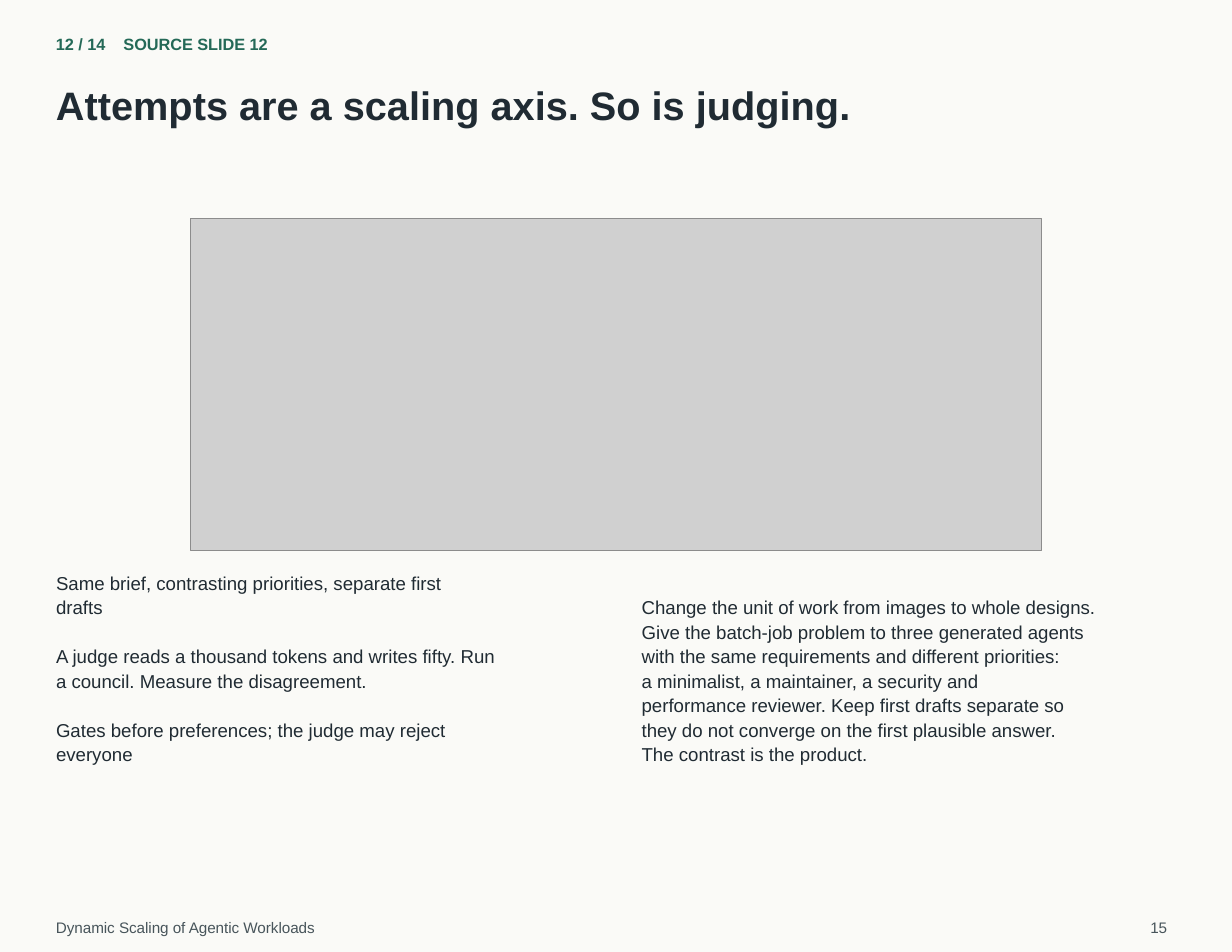
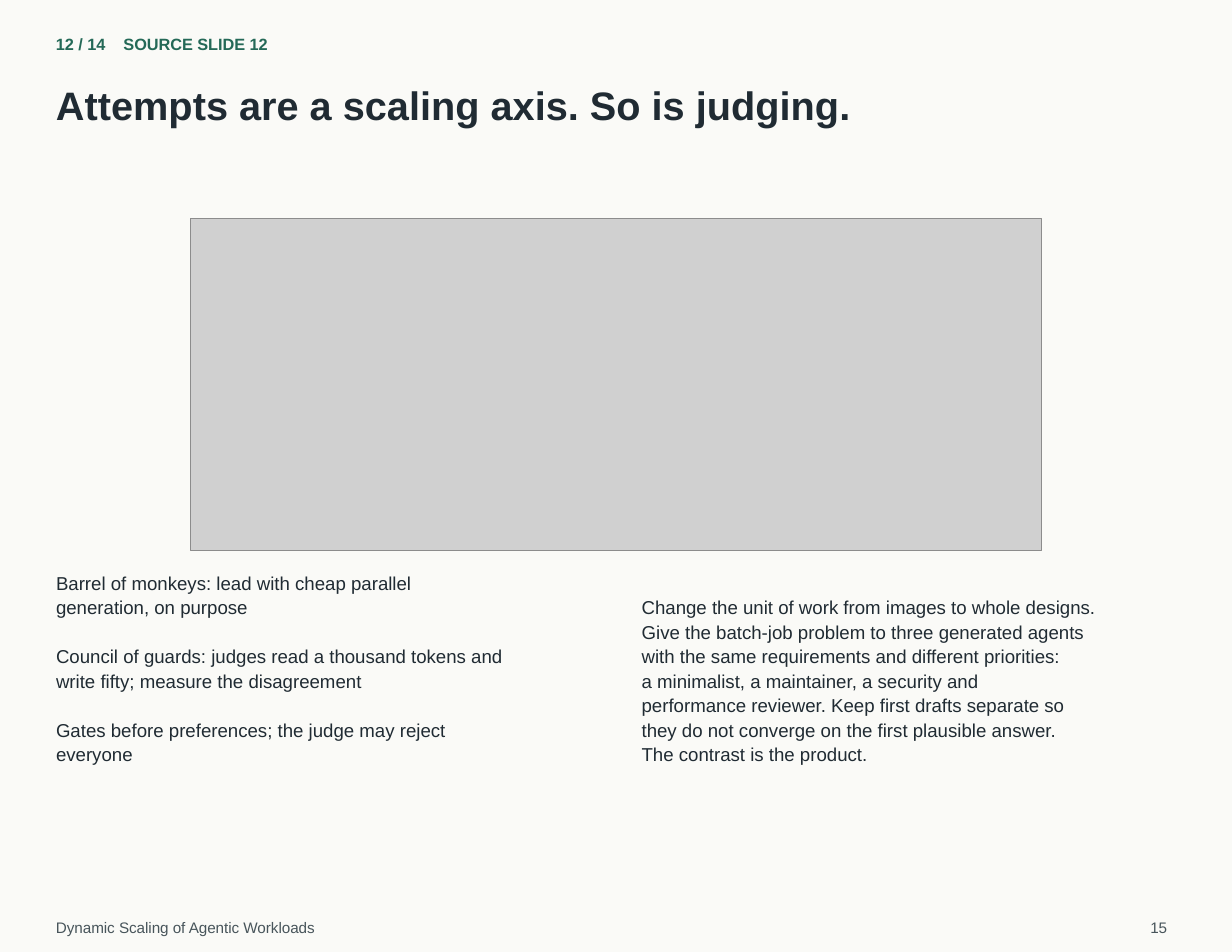
Before and after one commit to justsml/dans-blog, a slide deck: slide 15 of artifacts/speaking-portfolio-expanded/decks/dynamic-scaling-40min-handout.pptx. Drawn at 1232x952 pixels with LibreOffice and Linux fonts; fonts in the diff are those of the drawing; grey boxes stand for pictures. Boxes give left, top, right and bottom in pixels: in the first picture for what was removed or moved away, otherwise in the second. Text is boxed around its words. In the diff, an @@ line names an element or a change of style, - is before the commit and + after.

Commit message:
Refactor short talk titles and timestamps for clarity and consistency; add new shorts for "Barrel-of-Monkeys Maneuver" and update related content. Adjust timestamps in dynamic scaling scripts to align with new structure. Update README to reflect changes in short talk titles and pairings.

```diff
--- a/artifacts/speaking-portfolio-expanded/decks/dynamic-scaling-40min-handout.pptx
+++ b/artifacts/speaking-portfolio-expanded/decks/dynamic-scaling-40min-handout.pptx
@@ text at box(56, 576, 502, 692): text changed @@
-Same brief, contrasting priorities, separate first
-drafts
-A judge reads a thousand tokens and writes fifty. Run
-a council. Measure the disagreement.
+Barrel of monkeys: lead with cheap parallel
+generation, on purpose
+Council of guards: judges read a thousand tokens and
+write fifty; measure the disagreement
```
Also in this commit, not shown: 4 other slides changed, 1 slide added, 47 other files.
